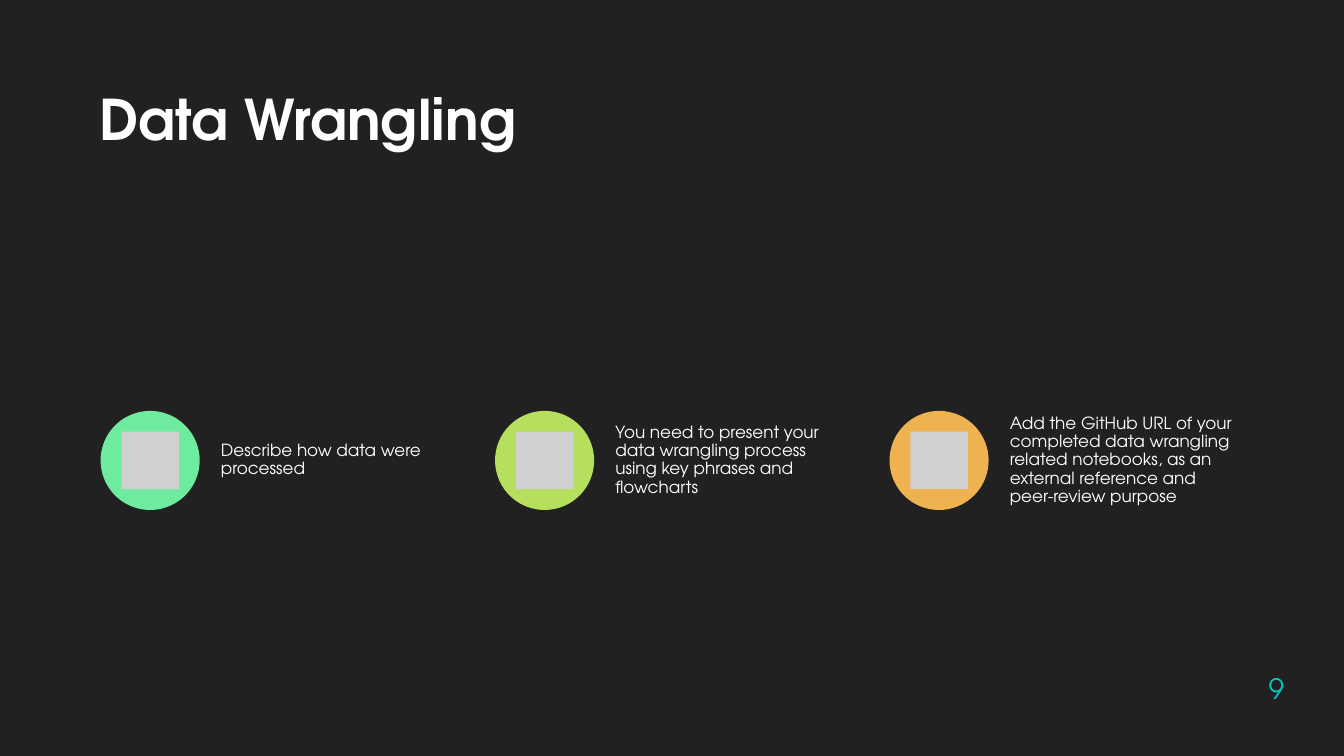
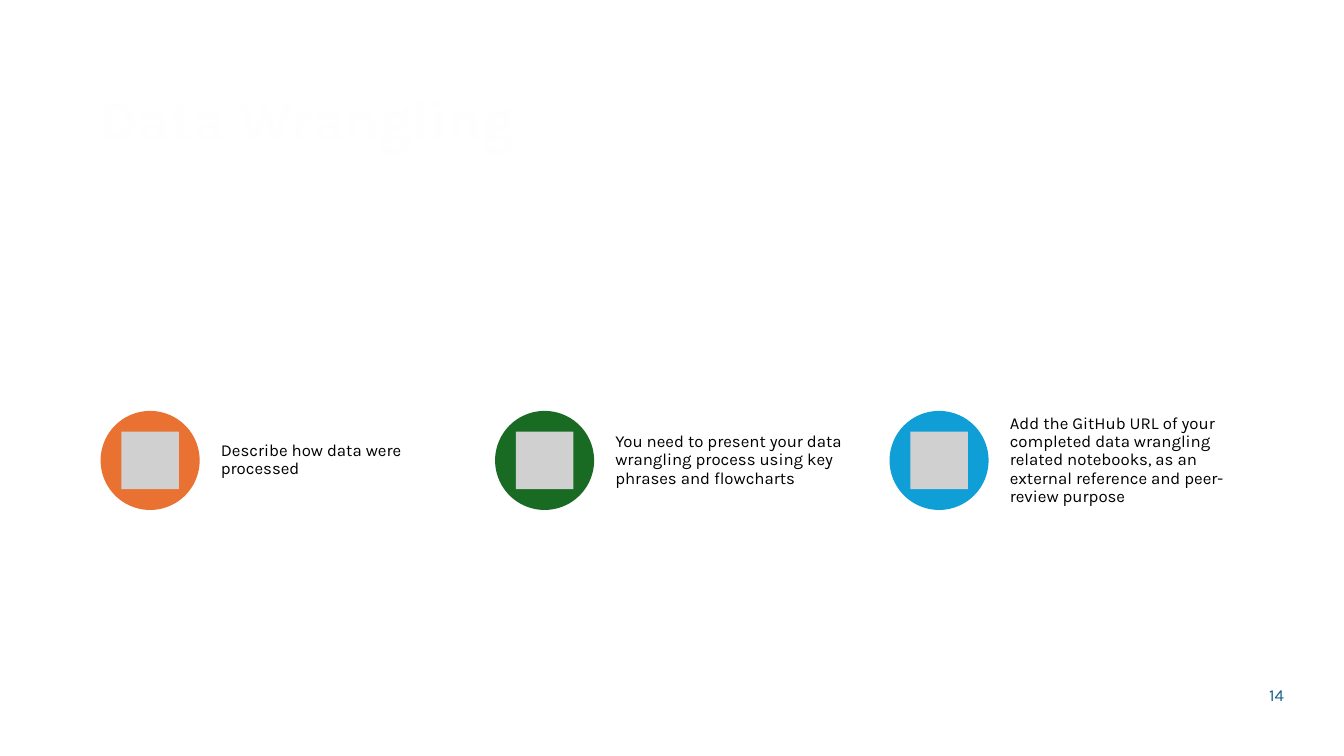
Before and after one commit to ObD-lance/data-science-capstone, a slide deck: slide 14 of LancePeterson-ds-capstone-slides.pptx (slide 9 before the commit). Drawn at 1344x756 pixels with LibreOffice and Linux fonts; fonts in the diff are those of the drawing; grey boxes stand for pictures; background and template pictures are left out. Boxes give left, top, right and bottom in pixels: in the first picture for what was removed or moved away, otherwise in the second. Text is boxed around its words. In the diff, an @@ line names an element or a change of style, - is before the commit and + after.

```diff
--- a/LancePeterson-ds-capstone-slides.pptx
+++ b/LancePeterson-ds-capstone-slides.pptx
@@ background #212121 to picture (left out) @@
@@ text "Data Wrangling" at (x1=90, y1=49, x2=1255, y2=156): font TeX Gyre Adventor to Karla @@
@@ ellipse at (x1=101, y1=411, x2=200, y2=510): fill #6FEBA0 to #E97132 @@
@@ ellipse at (x1=495, y1=411, x2=594, y2=510): fill #B6DF5E to #196B24 @@
@@ ellipse at (x1=890, y1=411, x2=989, y2=510): fill #EFB251 to #0F9ED5 @@
@@ font TeX Gyre Adventor to Karla, text colour #FFFFFF to #000000 in 3 elements at (x1=221, y1=444, x2=401, y2=478), (x1=615, y1=435, x2=842, y2=488), (x1=1010, y1=417, x2=1223, y2=506) @@
@@ page number at (x1=1269, y1=690, x2=1284, y2=701): text changed; size 20 to 12 pt; font TeX Gyre Adventor to Karla; text colour #00C6BB to #156082 @@
-9
+14
```
Also in this commit, not shown: 37 other slides changed, 8 slides added, 3 slides removed, 3 other files.
